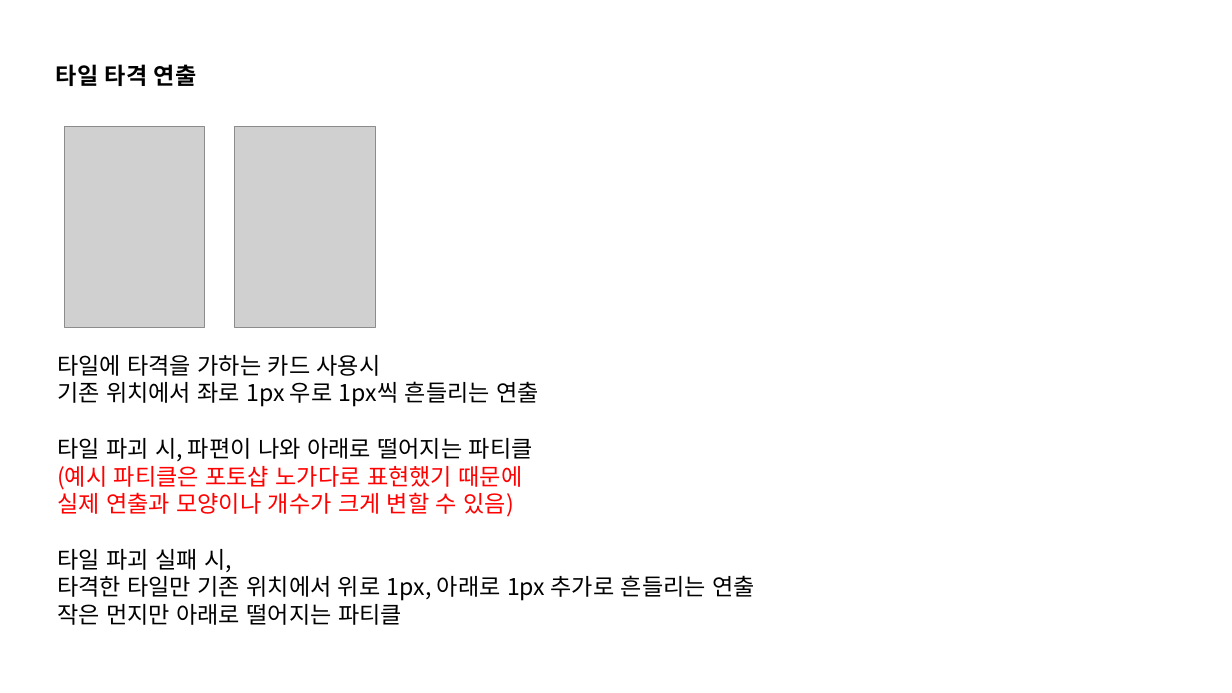
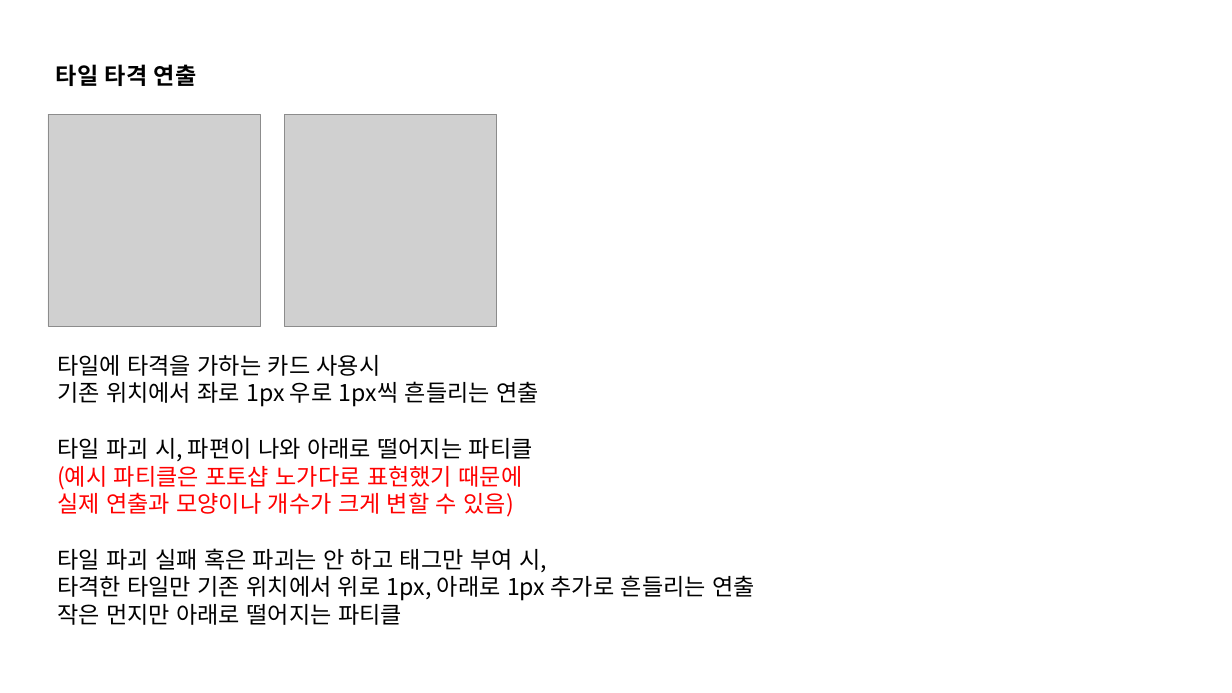
Before and after one commit to kauthor/FluffyDisdog, a slide deck: slide 2 of Plan/기획서/땅부수기2026 ch2.pptx. Drawn at 1232x693 pixels with LibreOffice and Linux fonts; fonts in the diff are those of the drawing; grey boxes stand for pictures. Boxes give left, top, right and bottom in pixels: in the first picture for what was removed or moved away, otherwise in the second. Text is boxed around its words. In the diff, an @@ line names an element or a change of style, - is before the commit and + after.

```diff
--- a/Plan/기획서/땅부수기2026 ch2.pptx
+++ b/Plan/기획서/땅부수기2026 ch2.pptx
@@ picture: place and size @@
-picture at (64,127,204,327)
+picture at (48,115,261,327)
@@ picture added at (285,115,497,327) @@
@@ picture removed at (235,127,375,327) @@
@@ text at (57,548,547,572): text changed @@
-타일 파괴 실패 시,
+타일 파괴 실패 혹은 파괴는 안 하고 태그만 부여 시,
```
Also in this commit, not shown: 3 other slides changed.
